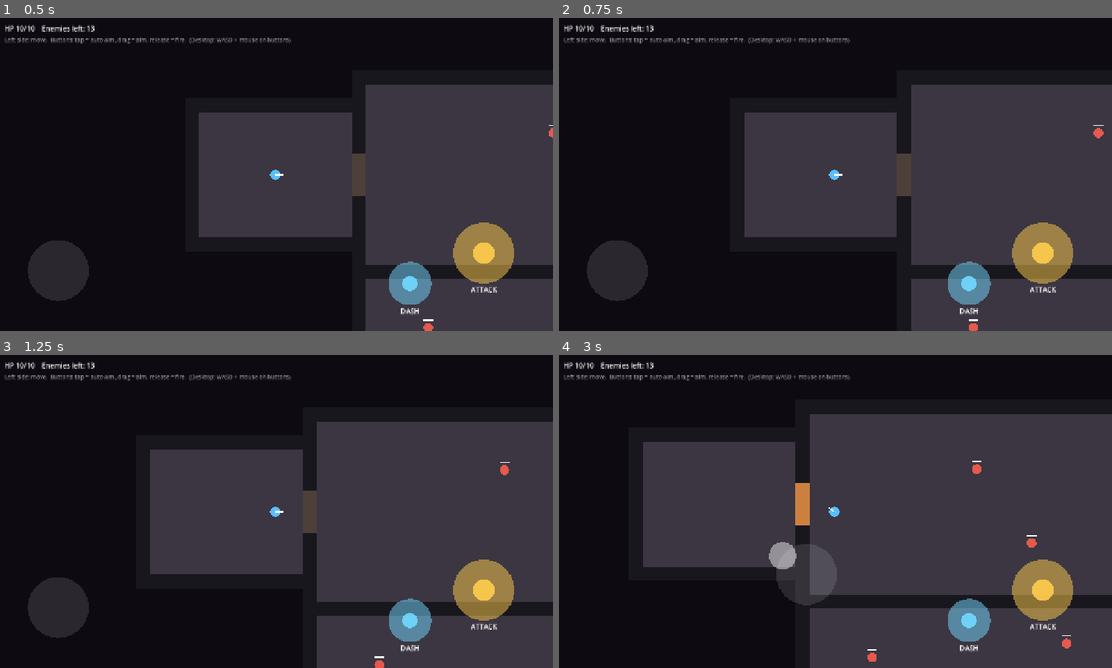
Above: before the commit, frames 1-4 (two rows, left to right).
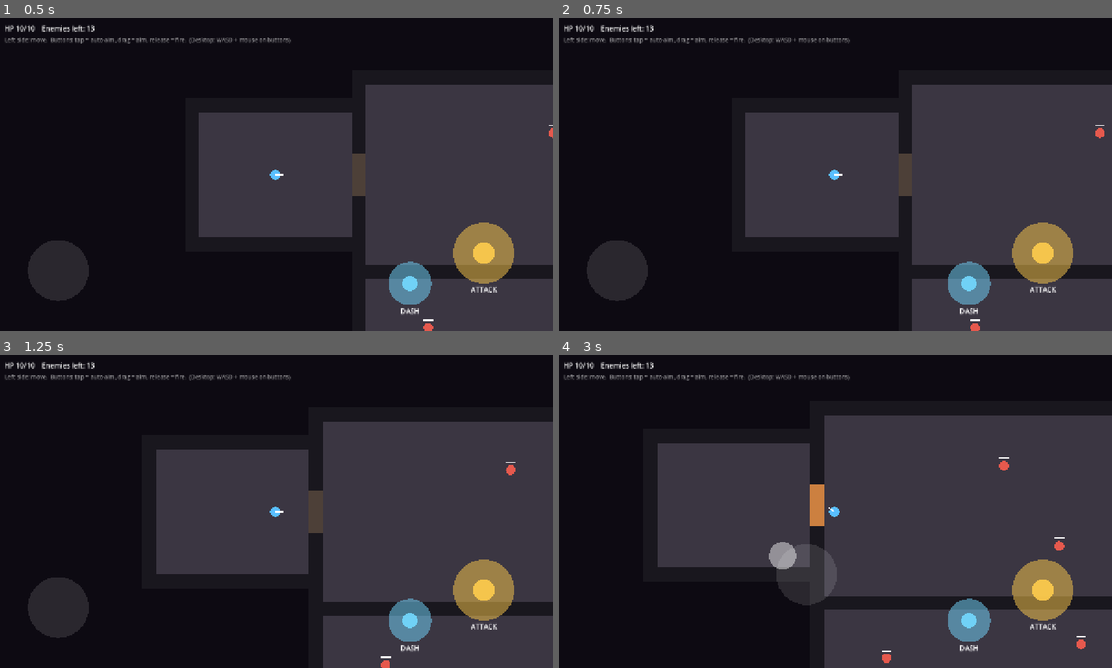
Above: after the commit, the same moments.

Repository: Zenb0t/toto
Game: Godot game, scene res://scenes/main.tscn
The game is run twice, just before and just after one commit, with the same random seed, the same clock (stepped at 60 frames per second) and the same inputs.
Inputs (mouse positions are in pixels of both pictures, inside the frame that each line leads up to):
- Up to frame 1 (0.5 s): no input
- Up to frame 2 (0.75 s): tap Enter at 0.5 s; move the mouse to (957, 158) at 0.52 s; hold D (move_right) from 0.53 s (still down); hold Shift from 0.53 s (still down); click (957, 158) at 0.67 s
- Up to frame 3 (1.25 s): keep holding D (move_right); keep holding Shift
- Up to frame 4 (3 s): release D (move_right) at 1.25 s; release Shift at 1.25 s; drag from (724, 527) to (807, 574) at 1.27 s; move the mouse to (890, 442) at 2.02 s; hold D (move_right) 2.03-2.75 s; tap Ctrl at 2.1 s; drag from (807, 574) to (669, 464) at 2.77 s

Frame 1 is identical in both runs. In frame 2, 0.3% of the frame differs, in the area x 33-99%, y 21-100%; in frame 3, 1.5%; in frame 4, 5.2%, in the area x 15-100%, y 18-100%.

Commit message:
Playtest feedback: real auto-aim lock-on, longer wind-up, slower pace
- Auto-aim now locks onto the closest enemy in the room you're in at any
  distance (it was limited to 360px, so in the bigger rooms most taps
  found nothing and fired straight ahead)
- A locked-on attack keeps tracking its target during the wind-up
- Shots spawn in front of the player instead of inside it
- Wind-up 0.15s -> 0.3s, time between attacks 0.5s -> 0.8s
- Slower pace: projectile 520 -> 300 (range 420), enemies 110 -> 80,
  player 160 -> 140, gentler dash
- Projectile tests wait for the real flight time instead of a fixed
  frame count, so tuning speed no longer breaks them

Co-Authored-By: Claude Opus 5.5 <noreply@anthropic.com>
Claude-Session: https://claude.ai/code/session_015ZGKCCJdA1nx2f1Xhpqp12

Diff:
--- a/scripts/actors/enemy.gd
+++ b/scripts/actors/enemy.gd
@@ -4,7 +4,7 @@
 
 signal defeated(enemy: Enemy)
 
-const SPEED := 110.0
+const SPEED := 80.0
 const MAX_HEALTH := 3
 const CONTACT_DAMAGE := 1
 const CONTACT_INTERVAL := 0.8
--- a/scripts/actors/player.gd
+++ b/scripts/actors/player.gd
@@ -6,18 +6,18 @@
 signal health_changed(current: int, maximum: int)
 signal died
 
-const SPEED := 160.0
+const SPEED := 140.0
 const MAX_HEALTH := 10
 const RADIUS := 12.0
 const BODY_COLOR := Color(0.35, 0.75, 1.0)
 const AIM_PREVIEW_COLOR := Color(1, 1, 1, 0.3)
-const ATTACK_INTERVAL := 0.5
+const ATTACK_INTERVAL := 0.8
 ## Delay between releasing the button and the shot leaving, so attacks feel deliberate.
-const ATTACK_WINDUP := 0.15
+const ATTACK_WINDUP := 0.3
 const WINDUP_COLOR := Color(1.0, 0.85, 0.4, 0.8)
 # Temporary utility until equipment exists.
-const DASH_SPEED := 900.0
-const DASH_DURATION := 0.15
+const DASH_SPEED := 650.0
+const DASH_DURATION := 0.18
 const DASH_DISTANCE := DASH_SPEED * DASH_DURATION
 const DASH_INTERVAL := 1.5
 
@@ -31,6 +31,7 @@
 var _dash_time_left := 0.0
 var _aim_preview := Vector2.ZERO
 var _windup_direction := Vector2.ZERO
+var _windup_target: Node2D
 var _windup_time_left := 0.0
 
 
@@ -46,11 +47,13 @@
 
 
 ## Starts an attack. The shot leaves after a short wind-up; taps during the cooldown are ignored.
-func attack(direction: Vector2) -> void:
+## With a target (auto-aim), the aim keeps tracking it during the wind-up so the delay doesn't cause misses.
+func attack(direction: Vector2, target: Node2D = null) -> void:
 	if direction == Vector2.ZERO or not _attack_cooldown.try_trigger():
 		return
 	facing = direction.normalized()
 	_windup_direction = facing
+	_windup_target = target
 	_windup_time_left = ATTACK_WINDUP
 
 
@@ -98,9 +101,18 @@
 func _advance_windup(delta: float) -> void:
 	if _windup_time_left <= 0.0:
 		return
+	if is_instance_valid(_windup_target):
+		_windup_direction = global_position.direction_to(_windup_target.global_position)
+		facing = _windup_direction
 	_windup_time_left -= delta
 	if _windup_time_left <= 0.0:
-		attack_fired.emit(global_position, _windup_direction)
+		_windup_target = null
+		attack_fired.emit(_muzzle_position(), _windup_direction)
+
+
+## Shots start just past the aim tick, in front of the body rather than inside it.
+func _muzzle_position() -> Vector2:
+	return global_position + _windup_direction * (RADIUS + 6.0)
 
 
 func _draw() -> void:
--- a/scripts/actors/projectile.gd
+++ b/scripts/actors/projectile.gd
@@ -2,9 +2,9 @@
 extends Area2D
 ## Flies straight until it hits something. Damages anything that can take damage.
 
-const SPEED := 520.0
+const SPEED := 300.0
 const DAMAGE := 1
-const RANGE := 360.0
+const RANGE := 420.0
 const RADIUS := 5.0
 const COLOR := Color(1.0, 0.9, 0.4)
 
--- a/scripts/main.gd
+++ b/scripts/main.gd
@@ -94,7 +94,14 @@
 
 func _on_attack_released(release: AimGesture.Release) -> void:
 	_player.preview_aim(Vector2.ZERO)
-	_player.attack(release.direction if not release.is_auto else _auto_aim_direction())
+	if not release.is_auto:
+		_player.attack(release.direction)
+		return
+	var target := _auto_aim_target()
+	if target == null:
+		_player.attack(_player.facing)
+	else:
+		_player.attack(_player.global_position.direction_to(target.global_position), target)
 
 
 func _on_utility_released(release: AimGesture.Release) -> void:
@@ -102,15 +109,20 @@
 	_player.dash(release.direction if not release.is_auto else _player.facing)
 
 
-## Nearest enemy in the room you're fighting in, or straight ahead if there is none.
-func _auto_aim_direction() -> Vector2:
+## Closest enemy in the room the player is fighting in (or standing in), at any distance. Null if none.
+func _auto_aim_target() -> Enemy:
+	var enemies: Array = _enemies_by_room.get(_combat_room(), [])
 	var positions: Array[Vector2] = []
-	for enemy: Enemy in _enemies_by_room.get(_progress.locked_room, []):
+	for enemy: Enemy in enemies:
 		positions.append(enemy.global_position)
-	var target := AutoAim.nearest_index(_player.global_position, positions, Projectile.RANGE)
-	if target == AutoAim.NO_TARGET:
-		return _player.facing
-	return _player.global_position.direction_to(positions[target])
+	var nearest := AutoAim.nearest_index(_player.global_position, positions, INF)
+	return null if nearest == AutoAim.NO_TARGET else enemies[nearest]
+
+
+func _combat_room() -> int:
+	if _progress.locked_room != DungeonProgress.NO_ROOM:
+		return _progress.locked_room
+	return _map.room_at(DungeonView.world_to_cell(_player.global_position))
 
 
 # --- Rooms and combat ----------------------------------------------------------------------------
--- a/tests/integration/test_player_attack.gd
+++ b/tests/integration/test_player_attack.gd
@@ -39,3 +39,29 @@
 	await wait_seconds(Player.ATTACK_WINDUP + 0.1)
 
 	assert_signal_emit_count(player, "attack_fired", 1)
+
+
+func test_auto_aimed_attack_tracks_its_target_during_the_wind_up() -> void:
+	var player := _player()
+	var target := Node2D.new()
+	target.position = Vector2(200, 0)
+	add_child_autofree(target)
+	watch_signals(player)
+
+	player.attack(Vector2.RIGHT, target)
+	target.position = Vector2(0, 200)
+	await wait_seconds(Player.ATTACK_WINDUP + 0.1)
+
+	var fired_direction: Vector2 = get_signal_parameters(player, "attack_fired")[1]
+	assert_almost_eq(fired_direction, Vector2.DOWN, Vector2(0.01, 0.01))
+
+
+func test_shot_starts_in_front_of_the_player_not_inside_it() -> void:
+	var player := _player()
+	watch_signals(player)
+
+	player.attack(Vector2.RIGHT)
+	await wait_seconds(Player.ATTACK_WINDUP + 0.1)
+
+	var origin: Vector2 = get_signal_parameters(player, "attack_fired")[0]
+	assert_gt(origin.x - player.global_position.x, Player.RADIUS)
--- a/tests/integration/test_projectile_combat.gd
+++ b/tests/integration/test_projectile_combat.gd
@@ -2,6 +2,9 @@
 
 const ENEMY_SCENE := preload("res://scenes/enemy.tscn")
 const PROJECTILE_SCENE := preload("res://scenes/projectile.tscn")
+const ENEMY_DISTANCE := 200.0
+## Long enough for a shot to cross ENEMY_DISTANCE at whatever speed projectiles are tuned to.
+const FLIGHT_TIME := ENEMY_DISTANCE / Projectile.SPEED + 0.2
 
 
 func _spawn_enemy_at(position: Vector2) -> Enemy:
@@ -19,34 +22,34 @@
 
 
 func test_projectile_hurts_an_enemy_in_its_path() -> void:
-	var enemy := _spawn_enemy_at(Vector2(200, 0))
+	var enemy := _spawn_enemy_at(Vector2(ENEMY_DISTANCE, 0))
 
 	_fire_projectile(Vector2.ZERO, Vector2.RIGHT)
-	await wait_physics_frames(30)
+	await wait_seconds(FLIGHT_TIME)
 
 	assert_lt(enemy.health.current, Enemy.MAX_HEALTH)
 
 
 func test_projectile_aimed_away_leaves_the_enemy_unharmed() -> void:
-	var enemy := _spawn_enemy_at(Vector2(200, 0))
+	var enemy := _spawn_enemy_at(Vector2(ENEMY_DISTANCE, 0))
 
 	_fire_projectile(Vector2.ZERO, Vector2.LEFT)
-	await wait_physics_frames(30)
+	await wait_seconds(FLIGHT_TIME)
 
 	assert_eq(enemy.health.current, Enemy.MAX_HEALTH)
 
 
 func test_projectile_disappears_after_hitting_something() -> void:
-	_spawn_enemy_at(Vector2(200, 0))
+	_spawn_enemy_at(Vector2(ENEMY_DISTANCE, 0))
 	var projectile := _fire_projectile(Vector2.ZERO, Vector2.RIGHT)
 
-	await wait_physics_frames(30)
+	await wait_seconds(FLIGHT_TIME)
 
 	assert_false(is_instance_valid(projectile))
 
 
 func test_enemy_that_runs_out_of_health_announces_it_was_defeated() -> void:
-	var enemy := _spawn_enemy_at(Vector2(200, 0))
+	var enemy := _spawn_enemy_at(Vector2(ENEMY_DISTANCE, 0))
 	watch_signals(enemy)
 
 	enemy.take_damage(Enemy.MAX_HEALTH)
